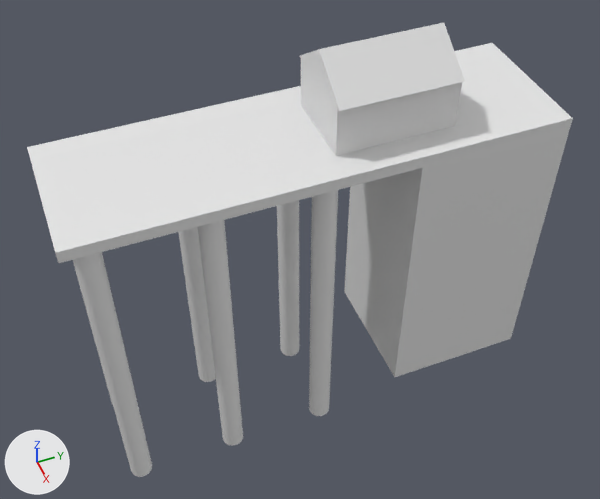
What one commit did to the Blender file Models/Warehouse/Warehouse.blend.
The view is the same before and after, from a 50 mm camera at (14.28, -9.81, 12.22) aimed at (0.03, -4.15, -2.99). The axes (+X, +Y, +Z) are drawn at lower left. The lights are the same throughout.

The first picture shows 'House', 'Peir'.
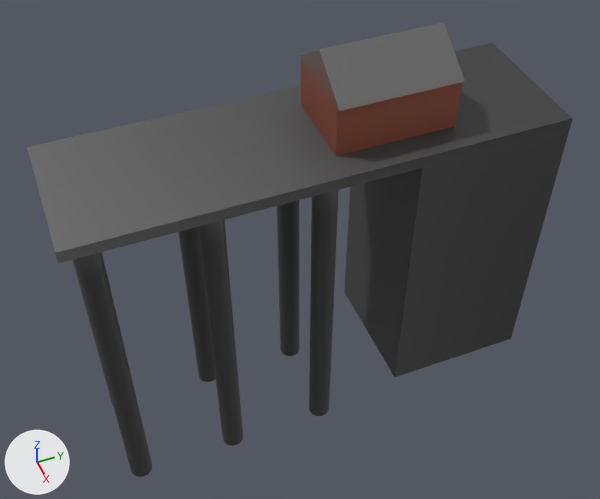
What the commit changed:
Picture 'WarehouseTexture.png' (img_warehousetexture_png) is new.
Material 'Warehouse' (mat_warehouse) is new.
Its texture is img_warehousetexture_png.
me_cube has 208 vertices, 122 faces and spans x -1.8..1.8, y -10.0..2.0, z -8.6..0.7.
me_cube is used by ob_peir; location (0.0, 0.0, 0.0).
me_cube no longer uses material mat_material (white #e7e7e7).
me_cube part 1: texture (UV) coordinates of 122 of 122 faces, centred in x -1.8..1.8, y -10.0..2.0, z -8.6..0.7, changed; they spanned u 0.0..1.0, v 0.0..1.0 and now span u 0.3..0.52, v 0.77..0.98.
me_cube now uses material mat_warehouse (picture img_warehousetexture_png).
me_cube_001 has 18 vertices, 16 faces and spans x -1.15..1.15, y -3.7..-0.7, z 0.7..2.8.
me_cube_001 now uses material mat_warehouse (picture img_warehousetexture_png).

Changed parts and their boxes (x1, y1, x2, y2) in the pictures (600 x 499 px):
'Peir', recoloured, surface changed (white to grey)
    both: (27, 43, 573, 477)
'House', recoloured
    both: (299, 23, 465, 156)
